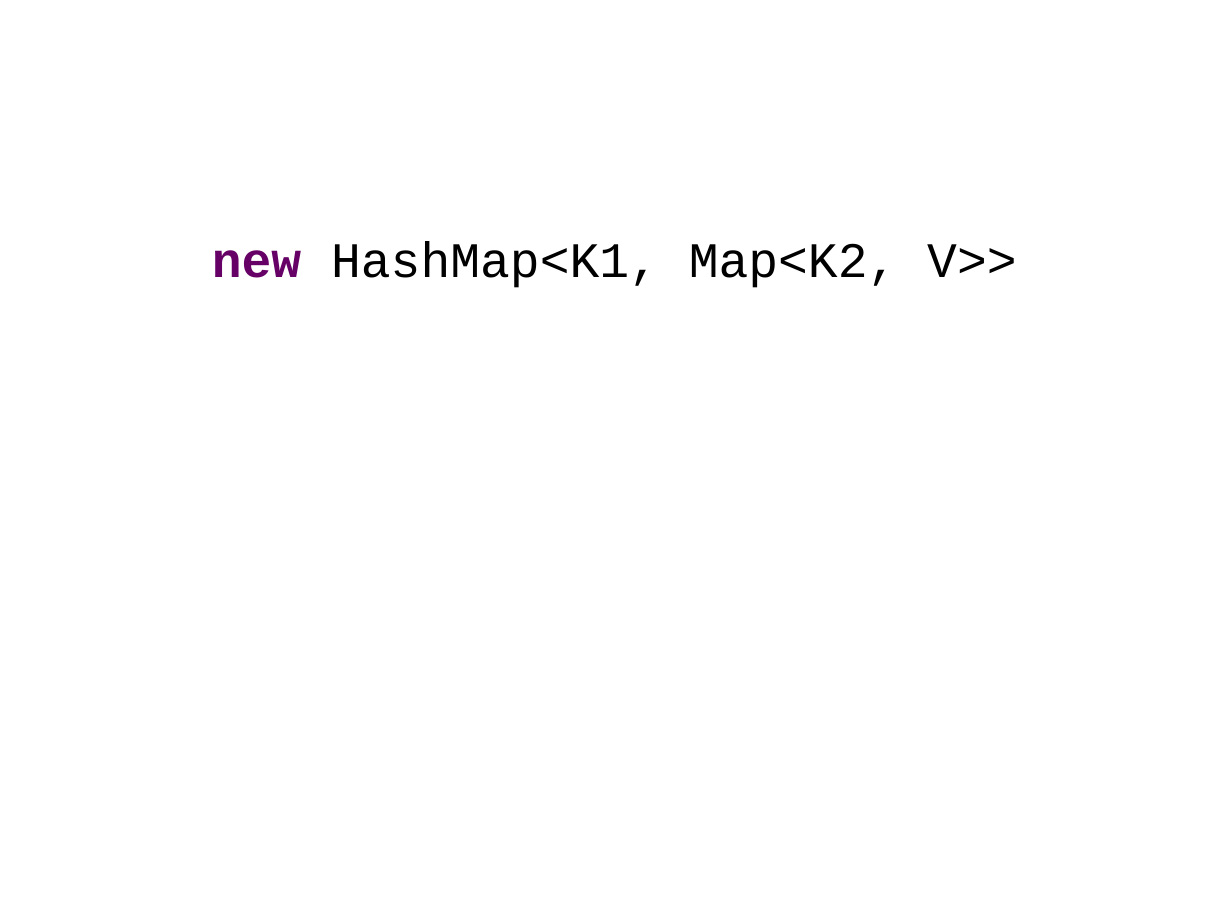
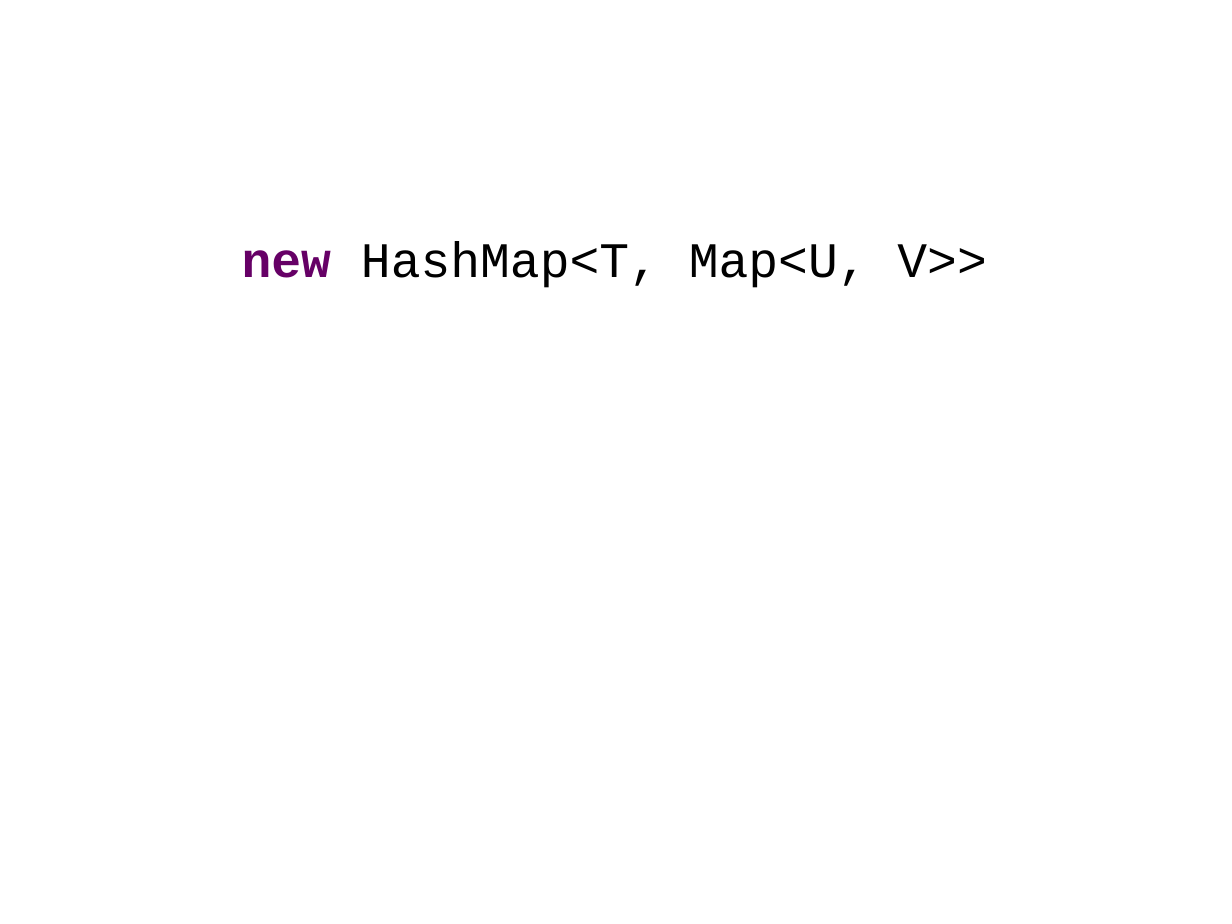
Before and after one commit to HamletDRC/presentations, a slide deck: slide 39 of javaboilerplatebusters/BoilerPlateBusters.odp. Drawn at 1232x924 pixels with LibreOffice and Linux fonts; fonts in the diff are those of the drawing; background and template pictures are left out. Boxes give left, top, right and bottom in pixels: in the first picture for what was removed or moved away, otherwise in the second. Text is boxed around its words. In the diff, an @@ line names an element or a change of style, - is before the commit and + after.

```diff
--- a/javaboilerplatebusters/BoilerPlateBusters.odp
+++ b/javaboilerplatebusters/BoilerPlateBusters.odp
@@ text at <box>242,241,986,288</box>: text changed @@
-new HashMap<K1, Map<K2, V>>
+new HashMap<T, Map<U, V>>
```
Also in this commit, not shown: 14 other slides changed, 2 other files.
